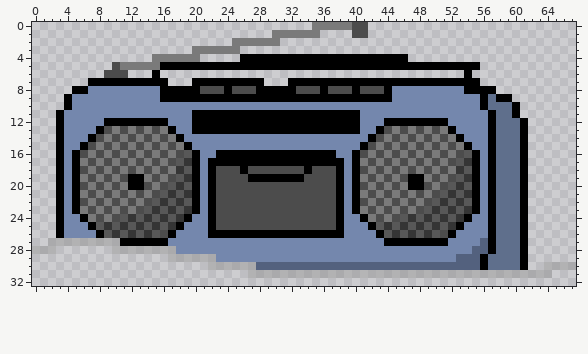
Edited in one commit: sprite sheet (images/Radio.png). The picture above is the old version.
The file is 68x33 pixels.
After the commit:
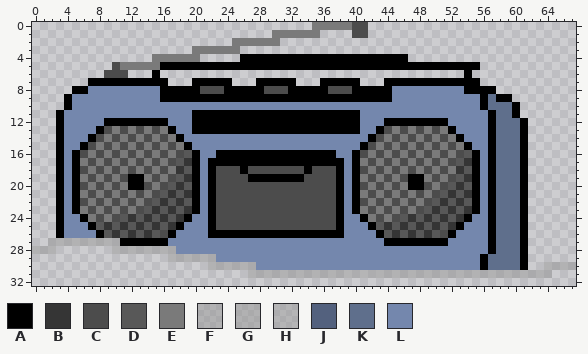
Palette (. is transparent): A #000000  B #353535  C #4c4c4c  D #585858  E #7a7a7a  F #97979780  G #97979786  H #9d9d9d80  J #53617e  K #5f6f8c  L #7487ad
The edit:
y 7: x 25..27 AAA -> ...; x 29..31 ... -> AAA; x 33..35 AAA -> ...; x 41..43 AAA -> ...
y 8: x 25..27 CCC -> AAA; x 29..31 AAA -> CCC; x 33..35 CCC -> AAA; x 41..43 CCC -> AAA
y 27: x 56 J -> L
y 28: x 55..56 JJ -> LL
y 29: x 53..55 JJJ -> LLL
y 30: x 28..55 JJJJJJJJJJJJJJJJJJJJJJJJJJJJ -> LLLLLLLLLLLLLLLLLLLLLLLLLLLL
Changed places in both pictures, as pixel boxes (x1, y1, x2, y2):
changed: (232, 78, 320, 94)
changed: (360, 78, 384, 94)
changed: (256, 238, 488, 270)
